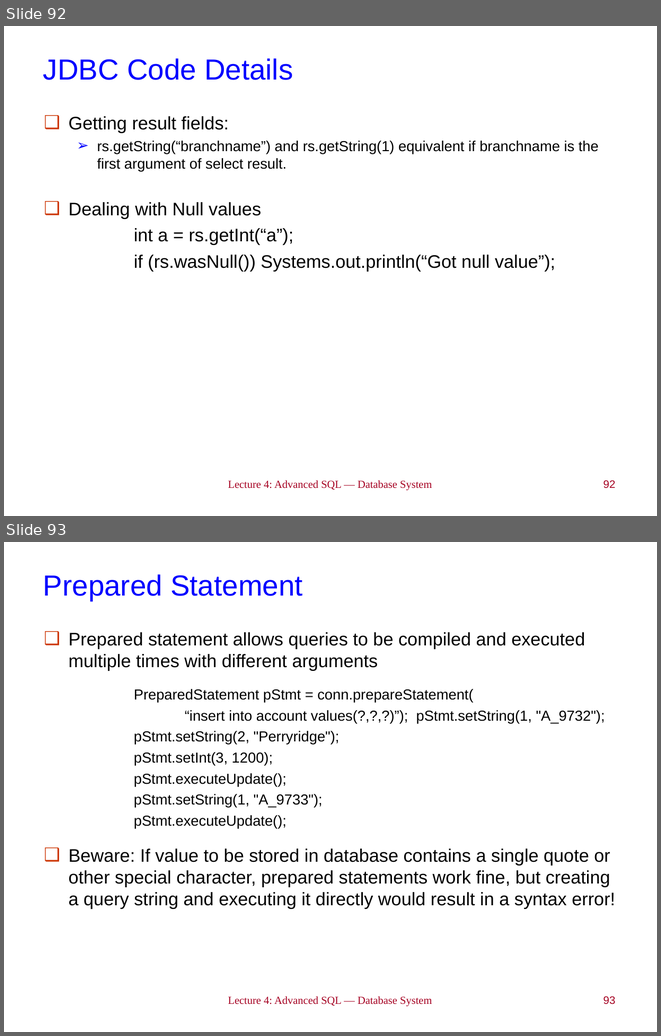
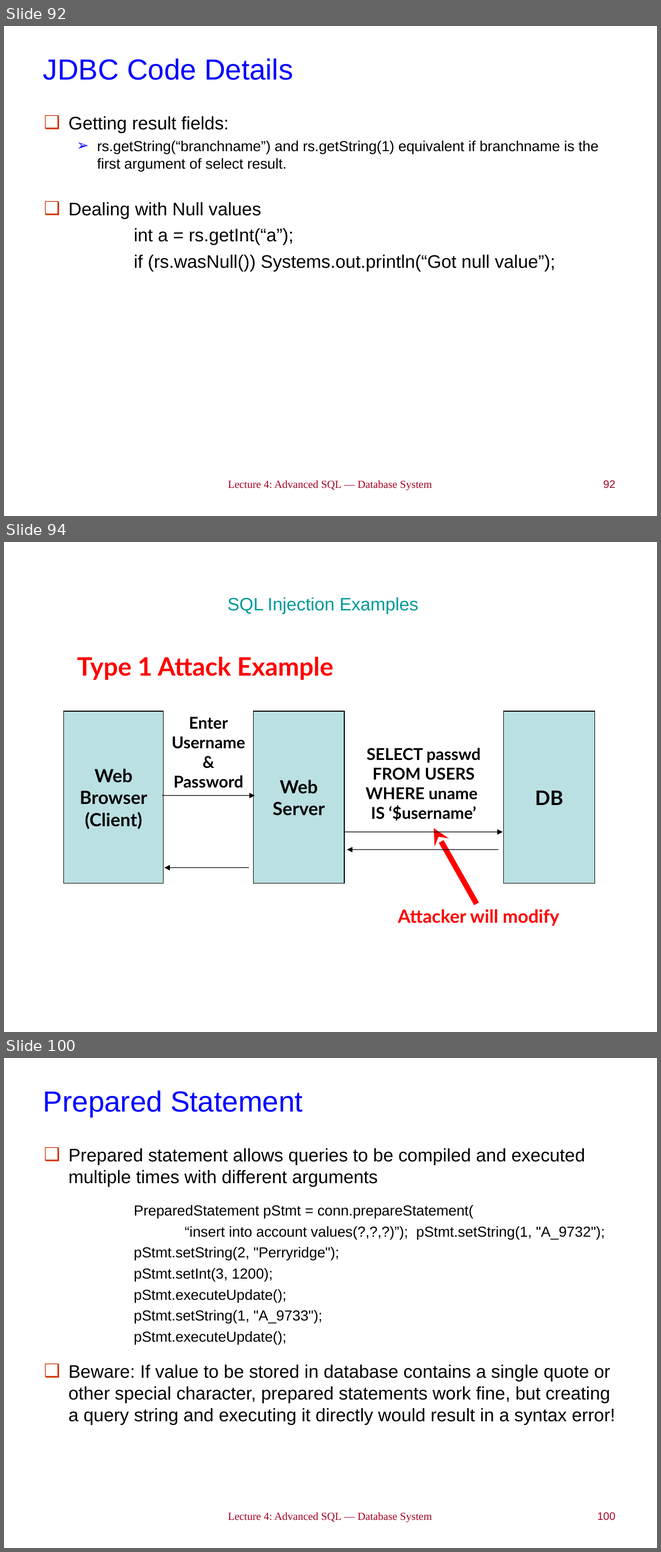
Before and after one commit to LukeLIN-web/DataBase-System-learning, a slide deck: PPT/Lec 4_Advanced SQL.ppt. Shown one above the other, each under a label of ours: slides 92 and 93 before the commit, slides 92, 94 and 100 after it; the slides between them are not shown. The pictures are 661x1036 and 661x1552 pixels, drawn with LibreOffice and Linux fonts; fonts in the diff are those of the drawing. Boxes give left, top, right and bottom in pixels: in the first picture for what was removed or moved away, otherwise in the second. Text is boxed around its words. In the diff, an @@ line names an element or a change of style, - is before the commit and + after.

```diff
--- a/PPT/Lec 4_Advanced SQL.ppt
+++ b/PPT/Lec 4_Advanced SQL.ppt
@@ slide 94 added at <box>4,542,657,1032</box>, background #FFFFFF @@
@@ text added at <box>228,597,418,614</box>, 19.8 pt, text #009999 @@
+SQL Injection Examples
@@ text added at <box>77,656,333,680</box>, 28 pt, text #FF0000, bold @@
+Type 1 Attack Example
@@ rectangle added at <box>63,711,164,883</box>, fill #BBE0E3, outline #000000 0.74 pt, 20 pt, text #000000, bold @@
+Web
+Browser
+(Client)
@@ text added at <box>171,716,245,788</box>, 18 pt, text #000000, bold @@
+Enter
+Username
+&
+Password
@@ rectangle added at <box>254,711,344,883</box>, fill #BBE0E3, outline #000000 0.74 pt, 20 pt, text #000000, bold @@
+Web
+Server
@@ rectangle added at <box>503,711,594,883</box>, fill #BBE0E3, outline #000000 0.74 pt, 22 pt, text #000000, bold @@
+DB
@@ text added at <box>365,748,480,821</box>, 18 pt, text #000000, bold @@
+SELECT passwd
+FROM USERS
+WHERE uname
+IS ‘$username’
@@ arrow added from (162, 795) to (255, 795), #000000 0.74 pt @@
@@ arrow added from (345, 832) to (503, 832), #000000 0.74 pt @@
@@ arrow added from (477, 904) to (434, 828), #FF0000 6.01 pt @@
@@ arrow added from (498, 849) to (347, 849), #000000 0.74 pt @@
@@ arrow added from (249, 867) to (165, 867), #000000 0.74 pt @@
@@ text added at <box>398,909,559,926</box>, 20 pt, text #FF0000, bold @@
+Attacker will modify
@@ what was slide 93 is now slide 100 @@
@@ page number at <box>597,1512,615,1520</box>: text changed @@
-93
+100
```
Also in this commit, not shown: 3 slides changed, 6 other slides added, 9 other files.
